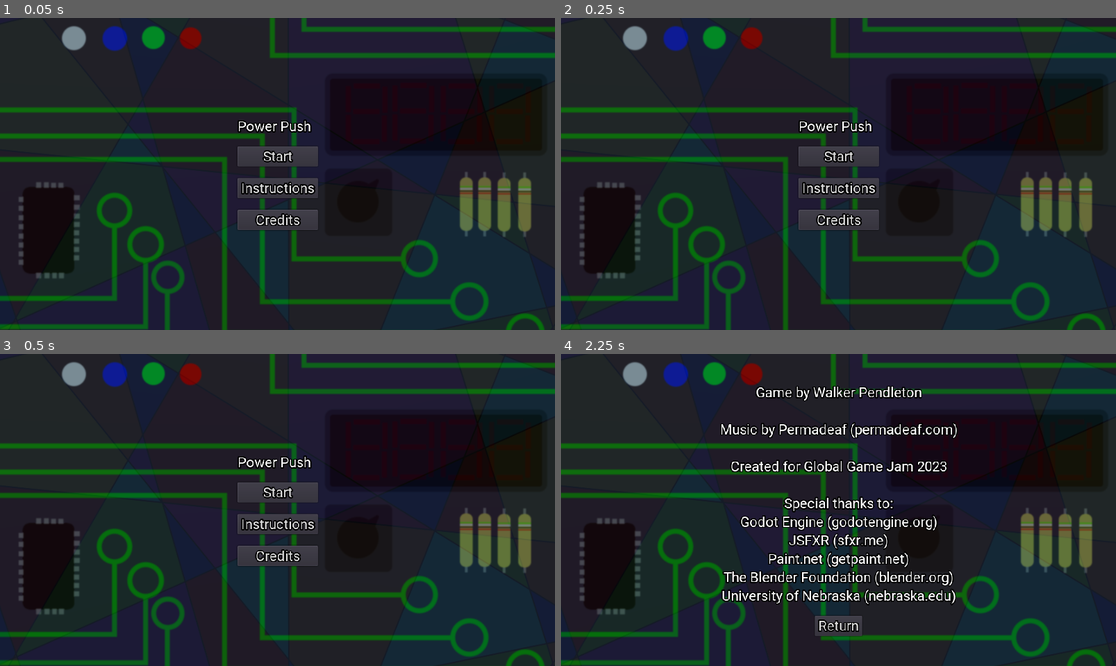
Above: before the commit, frames 1-4 (two rows, left to right).
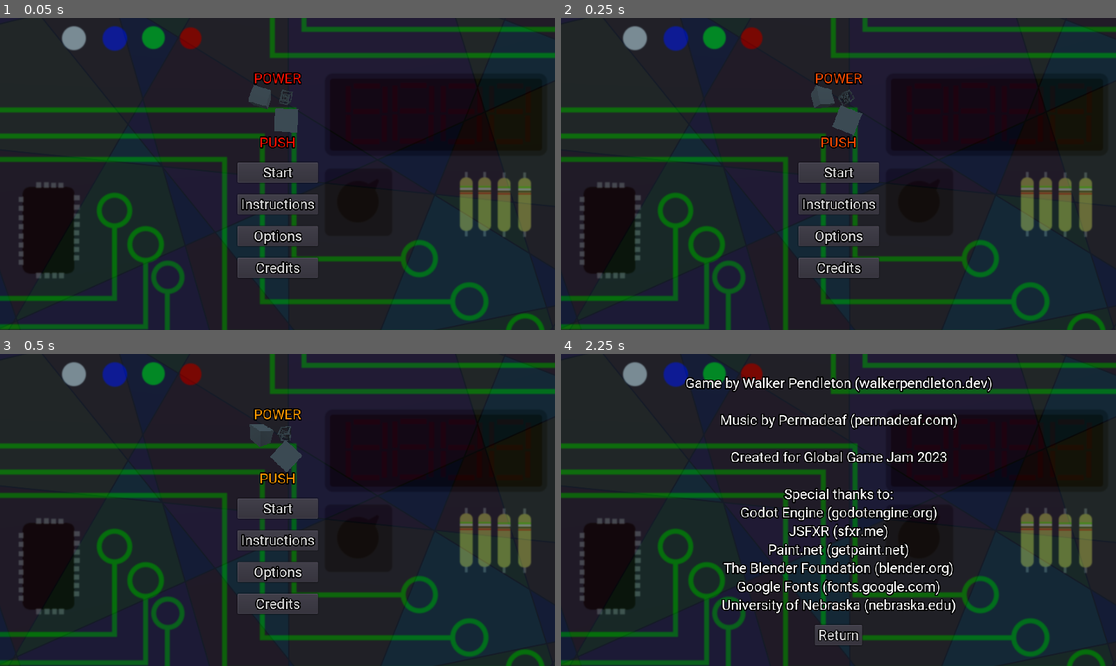
Above: after the commit, the same moments.

Repository: WNPendleton/power-push
Game: Godot game, scene res://scenes/Menu.tscn
Same seed, same stepped clock (60 frames per second), same inputs: the game is played once before the commit and once after it. Sound files missing from this copy of the repository are replaced by a short silence.
Inputs:
- Up to frame 1 (0.05 s): no input
- Up to frame 2 (0.25 s): no input
- Up to frame 3 (0.5 s): no input
- Up to frame 4 (2.25 s): click "Instructions" at 0.5 s; click "Return" at 1.25 s; click "Credits" at 2 s

The runs differ from the first frame. In frame 1, 5.7% of the frame differs, in the area x 42-58%, y 17-84%; in frame 2, 5.7%; in frame 3, 5.7%; in frame 4, 16%, in the area x 22-78%, y 7-94%.

Commit message:
Options menu and build work

Diff:
--- /dev/null
+++ b/default_bus_layout.tres
@@ -0,0 +1,15 @@
+[gd_resource type="AudioBusLayout" format=2]
+
+[resource]
+bus/1/name = "Music"
+bus/1/solo = false
+bus/1/mute = false
+bus/1/bypass_fx = false
+bus/1/volume_db = -42.9499
+bus/1/send = "Master"
+bus/2/name = "SFX"
+bus/2/solo = false
+bus/2/mute = false
+bus/2/bypass_fx = false
+bus/2/volume_db = 0.0
+bus/2/send = "Master"
--- a/project.godot
+++ b/project.godot
@@ -14,6 +14,10 @@
 run/main_scene="res://scenes/Menu.tscn"
 config/icon="res://icon.png"
 
+[autoload]
+
+Globals="*res://scripts/Globals.gd"
+
 [display]
 
 window/size/width=1280
@@ -21,6 +25,10 @@
 window/size/resizable=false
 window/size/test_width=960
 window/size/test_height=540
+
+[global]
+
+audio=false
 
 [input]
 
--- a/scenes/Game.tscn
+++ b/scenes/Game.tscn
@@ -185,20 +185,25 @@
 
 [node name="ButtonSounds" type="AudioStreamPlayer" parent="."]
 stream = ExtResource( 11 )
+bus = "SFX"
 script = ExtResource( 10 )
 
 [node name="ShootSound" type="AudioStreamPlayer" parent="."]
 stream = ExtResource( 12 )
+bus = "SFX"
 
 [node name="ExplosionSound" type="AudioStreamPlayer" parent="."]
 stream = ExtResource( 13 )
+bus = "SFX"
 
 [node name="MusicIntro" type="AudioStreamPlayer" parent="."]
 stream = ExtResource( 16 )
 autoplay = true
+bus = "Music"
 
 [node name="MusicLoop" type="AudioStreamPlayer" parent="."]
 stream = ExtResource( 15 )
+bus = "Music"
 script = ExtResource( 17 )
 
 [node name="WorldEnvironment" type="WorldEnvironment" parent="."]
--- a/scenes/Menu.tscn
+++ b/scenes/Menu.tscn
@@ -15,6 +15,9 @@
 [ext_resource path="res://music/intro.wav" type="AudioStream" id=13]
 [ext_resource path="res://scripts/MusicLoop.gd" type="Script" id=14]
 [ext_resource path="res://default_env.tres" type="Environment" id=15]
+[ext_resource path="res://scripts/RainbowText.gd" type="Script" id=16]
+[ext_resource path="res://scripts/Options.gd" type="Script" id=17]
+[ext_resource path="res://scripts/Camera.gd" type="Script" id=18]
 
 [node name="Game" type="Node"]
 
@@ -45,31 +48,105 @@
 "_edit_use_anchors_": false
 }
 
-[node name="Title" type="Label" parent="UI/Main/VBoxContainer"]
-margin_top = 263.0
-margin_right = 139.0
-margin_bottom = 292.0
-custom_fonts/font = ExtResource( 1 )
-text = "Power Push"
+[node name="Logo" type="VBoxContainer" parent="UI/Main/VBoxContainer"]
+margin_top = 180.0
+margin_right = 139.0
+margin_bottom = 320.0
+custom_constants/separation = -9
+
+[node name="Power" type="Label" parent="UI/Main/VBoxContainer/Logo"]
+margin_right = 139.0
+margin_bottom = 29.0
+custom_fonts/font = ExtResource( 1 )
+text = "POWER"
+align = 1
+script = ExtResource( 16 )
+
+[node name="Shapes" type="ViewportContainer" parent="UI/Main/VBoxContainer/Logo"]
+margin_left = 19.0
+margin_top = 20.0
+margin_right = 119.0
+margin_bottom = 120.0
+size_flags_horizontal = 4
+__meta__ = {
+"_edit_use_anchors_": false
+}
+
+[node name="Viewport" type="Viewport" parent="UI/Main/VBoxContainer/Logo/Shapes"]
+size = Vector2( 100, 100 )
+transparent_bg = true
+handle_input_locally = false
+render_target_update_mode = 3
+
+[node name="Spatial" type="Spatial" parent="UI/Main/VBoxContainer/Logo/Shapes/Viewport"]
+transform = Transform( -1, 0, -8.74228e-08, 0, 1, 0, 8.74228e-08, 0, -1, -2.87461, -0.246884, 3.4904 )
+script = ExtResource( 6 )
+
+[node name="MeshInstance" type="MeshInstance" parent="UI/Main/VBoxContainer/Logo/Shapes/Viewport/Spatial"]
+transform = Transform( 0.1, 0, 0, 0, 0.1, 0, 0, 0, 0, 0, 0, 0 )
+mesh = ExtResource( 5 )
+material/0 = null
+
+[node name="Spatial2" type="Spatial" parent="UI/Main/VBoxContainer/Logo/Shapes/Viewport"]
+transform = Transform( -1, 0, -8.74228e-08, 0, 1, 0, 8.74228e-08, 0, -1, -2.58657, -0.00579543, 3.69639 )
+script = ExtResource( 7 )
+
+[node name="MeshInstance" type="MeshInstance" parent="UI/Main/VBoxContainer/Logo/Shapes/Viewport/Spatial2"]
+transform = Transform( 0.1, 0, 0, 0, 0.1, 0, 0, 0, 0.1, 0, 0, 0 )
+mesh = ExtResource( 5 )
+material/0 = null
+
+[node name="Spatial3" type="Spatial" parent="UI/Main/VBoxContainer/Logo/Shapes/Viewport"]
+transform = Transform( -1, 0, -8.74228e-08, 0, 1, 0, 8.74228e-08, 0, -1, -2.9541, 0.0835193, 3.96361 )
+script = ExtResource( 8 )
+
+[node name="MeshInstance" type="MeshInstance" parent="UI/Main/VBoxContainer/Logo/Shapes/Viewport/Spatial3"]
+transform = Transform( 0.1, 0, 0, 0, 0.1, 0, 0, 0, 0.1, 0, 0, 0 )
+mesh = ExtResource( 9 )
+material/0 = null
+
+[node name="MeshInstance2" type="MeshInstance" parent="UI/Main/VBoxContainer/Logo/Shapes/Viewport/Spatial3"]
+transform = Transform( 0.06, 0, 0, 0, 0.06, 0, 0, 0, 0.06, 0, 0, 0 )
+mesh = ExtResource( 9 )
+material/0 = null
+
+[node name="Camera" type="Camera" parent="UI/Main/VBoxContainer/Logo/Shapes/Viewport"]
+transform = Transform( -1, 0, 8.74228e-08, 0, 1, 0, -8.74228e-08, 0, -1, -2.7993, -0.16217, 3.13345 )
+
+[node name="Push" type="Label" parent="UI/Main/VBoxContainer/Logo"]
+margin_top = 111.0
+margin_right = 139.0
+margin_bottom = 140.0
+custom_fonts/font = ExtResource( 1 )
+text = "PUSH"
+align = 1
+script = ExtResource( 16 )
 
 [node name="Start" type="Button" parent="UI/Main/VBoxContainer"]
-margin_top = 312.0
-margin_right = 139.0
-margin_bottom = 347.0
+margin_top = 340.0
+margin_right = 139.0
+margin_bottom = 375.0
 custom_fonts/font = ExtResource( 1 )
 text = "Start"
 
 [node name="Instructions" type="Button" parent="UI/Main/VBoxContainer"]
-margin_top = 367.0
-margin_right = 139.0
-margin_bottom = 402.0
+margin_top = 395.0
+margin_right = 139.0
+margin_bottom = 430.0
 custom_fonts/font = ExtResource( 1 )
 text = "Instructions"
 
+[node name="Options" type="Button" parent="UI/Main/VBoxContainer"]
+margin_top = 450.0
+margin_right = 139.0
+margin_bottom = 485.0
+custom_fonts/font = ExtResource( 1 )
+text = "Options"
+
 [node name="Credits" type="Button" parent="UI/Main/VBoxContainer"]
-margin_top = 422.0
-margin_right = 139.0
-margin_bottom = 457.0
+margin_top = 505.0
+margin_right = 139.0
+margin_bottom = 540.0
 custom_fonts/font = ExtResource( 1 )
 text = "Credits"
 
@@ -224,6 +301,127 @@
 custom_fonts/font = ExtResource( 1 )
 text = "Return"
 
+[node name="Options" type="Control" parent="UI"]
+visible = false
+anchor_right = 1.0
+anchor_bottom = 1.0
+script = ExtResource( 17 )
+__meta__ = {
+"_edit_use_anchors_": false
+}
+
+[node name="VBoxContainer" type="VBoxContainer" parent="UI/Options"]
+anchor_right = 1.0
+anchor_bottom = 1.0
+margin_left = 300.0
+margin_right = -300.0
+alignment = 1
+__meta__ = {
+"_edit_use_anchors_": false
+}
+
+[node name="Options" type="Label" parent="UI/Options/VBoxContainer"]
+margin_left = 298.0
+margin_top = 276.0
+margin_right = 381.0
+margin_bottom = 305.0
+size_flags_horizontal = 4
+custom_fonts/font = ExtResource( 1 )
+text = "Options"
+align = 1
+
+[node name="HBoxContainer" type="HBoxContainer" parent="UI/Options/VBoxContainer"]
+margin_top = 309.0
+margin_right = 680.0
+margin_bottom = 338.0
+custom_constants/separation = 25
+alignment = 1
+
+[node name="Music" type="Label" parent="UI/Options/VBoxContainer/HBoxContainer"]
+margin_right = 327.0
+margin_bottom = 29.0
+size_flags_horizontal = 3
+custom_fonts/font = ExtResource( 1 )
+text = "Music"
+align = 2
+
+[node name="MusicSlider" type="HSlider" parent="UI/Options/VBoxContainer/HBoxContainer"]
+margin_left = 352.0
+margin_right = 680.0
+margin_bottom = 16.0
+size_flags_horizontal = 3
+max_value = 10.0
+value = 5.0
+tick_count = 11
+ticks_on_borders = true
+__meta__ = {
+"_edit_use_anchors_": false
+}
+
+[node name="HBoxContainer2" type="HBoxContainer" parent="UI/Options/VBoxContainer"]
+margin_top = 342.0
+margin_right = 680.0
+margin_bottom = 371.0
+custom_constants/separation = 25
+alignment = 1
+
+[node name="SFX" type="Label" parent="UI/Options/VBoxContainer/HBoxContainer2"]
+margin_right = 327.0
+margin_bottom = 29.0
+size_flags_horizontal = 3
+custom_fonts/font = ExtResource( 1 )
+text = "Sound Effects"
+align = 2
+
+[node name="SFXSlider" type="HSlider" parent="UI/Options/VBoxContainer/HBoxContainer2"]
+margin_left = 352.0
+margin_right = 680.0
+margin_bottom = 16.0
+size_flags_horizontal = 3
+max_value = 10.0
+value = 5.0
+tick_count = 11
+ticks_on_borders = true
+__meta__ = {
+"_edit_use_anchors_": false
+}
+
+[node name="HBoxContainer3" type="HBoxContainer" parent="UI/Options/VBoxContainer"]
+margin_top = 375.0
+margin_right = 680.0
+margin_bottom = 404.0
+custom_constants/separation = 25
+
+[node name="VFX" type="Label" parent="UI/Options/VBoxContainer/HBoxContainer3"]
+margin_right = 327.0
+margin_bottom = 29.0
+size_flags_horizontal = 3
+custom_fonts/font = ExtResource( 1 )
+text = "Visual Effects"
+align = 2
+
+[node name="VFXSlider" type="HSlider" parent="UI/Options/VBoxContainer/HBoxContainer3"]
+margin_left = 352.0
+margin_right = 680.0
+margin_bottom = 16.0
+size_flags_horizontal = 3
+max_value = 10.0
+value = 5.0
+tick_count = 11
+ticks_on_borders = true
+__meta__ = {
+"_edit_use_anchors_": false
+}
+
+[node name="Return" type="Button" parent="UI/Options/VBoxContainer"]
+margin_left = 299.0
+margin_top = 408.0
+margin_right = 381.0
+margin_bottom = 443.0
+size_flags_horizontal = 4
+custom_fonts/font = ExtResource( 1 )
+text = "Return"
+
 [node name="Credits" type="Control" parent="UI"]
 visible = false
 anchor_right = 1.0
@@ -236,8 +434,8 @@
 anchor_left = 0.5
 anchor_right = 0.5
 anchor_bottom = 1.0
-margin_left = -205.5
-margin_right = 205.5
+margin_left = -265.5
+margin_right = 265.5
 custom_constants/separation = 20
 alignment = 1
 __meta__ = {
@@ -245,11 +443,11 @@
 }
 
 [node name="Label" type="Label" parent="UI/Credits/VBoxContainer"]
-margin_top = 142.0
-margin_right = 411.0
-margin_bottom = 523.0
-custom_fonts/font = ExtResource( 1 )
-text = "Game by Walker Pendleton
+margin_top = 126.0
+margin_right = 531.0
+margin_bottom = 539.0
+custom_fonts/font = ExtResource( 1 )
+text = "Game by Walker Pendleton (walkerpendleton.dev)
 
 Music by Permadeaf (permadeaf.com)
 
@@ -260,14 +458,15 @@
 JSFXR (sfxr.me)
 Paint.net (getpaint.net)
 The Blender Foundation (blender.org)
+Google Fonts (fonts.google.com)
 University of Nebraska (nebraska.edu)"
 align = 1
 
 [node name="Return" type="Button" parent="UI/Credits/VBoxContainer"]
-margin_left = 164.0
-margin_top = 543.0
-margin_right = 246.0
-margin_bottom = 578.0
+margin_left = 224.0
+margin_top = 559.0
+margin_right = 306.0
+margin_bottom = 594.0
 size_flags_horizontal = 4
 custom_fonts/font = ExtResource( 1 )
 text = "Return"
@@ -277,14 +476,15 @@
 
 [node name="ButtonSounds" type="AudioStreamPlayer" parent="UI"]
 stream = ExtResource( 10 )
+bus = "SFX"
 script = ExtResource( 11 )
 
 [node name="World" type="Spatial" parent="."]
 
 [node name="Camera" type="Camera" parent="World"]
 transform = Transform( 1, 0, 0, 0, 1, 0, 0, 0, 1, 0, 0, 1.99972 )
-visible = false
 current = true
+script = ExtResource( 18 )
 
 [node name="Stained Glass" type="CSGBox" parent="World"]
 transform = Transform( 10, 0, 0, 0, 10, 0, 0, 0, 0.1, 0, 0, -0.412719 )
@@ -297,9 +497,11 @@
 [node name="MusicIntro" type="AudioStreamPlayer" parent="."]
 stream = ExtResource( 13 )
 autoplay = true
+bus = "Music"
 
 [node name="MusicLoop" type="AudioStreamPlayer" parent="."]
 stream = ExtResource( 12 )
+bus = "Music"
 script = ExtResource( 14 )
 
 [node name="WorldEnvironment" type="WorldEnvironment" parent="."]
@@ -311,12 +513,23 @@
 [connection signal="mouse_entered" from="UI/Main/VBoxContainer/Instructions" to="UI/ButtonSounds" method="_on_Button_mouse_entered"]
 [connection signal="pressed" from="UI/Main/VBoxContainer/Instructions" to="UI" method="_on_Instructions_pressed"]
 [connection signal="pressed" from="UI/Main/VBoxContainer/Instructions" to="UI/ButtonSounds" method="_on_Button_pressed"]
+[connection signal="mouse_entered" from="UI/Main/VBoxContainer/Options" to="UI/ButtonSounds" method="_on_Button_mouse_entered"]
+[connection signal="pressed" from="UI/Main/VBoxContainer/Options" to="UI" method="_on_Options_pressed"]
+[connection signal="pressed" from="UI/Main/VBoxContainer/Options" to="UI/ButtonSounds" method="_on_Button_pressed"]
 [connection signal="mouse_entered" from="UI/Main/VBoxContainer/Credits" to="UI/ButtonSounds" method="_on_Button_mouse_entered"]
 [connection signal="pressed" from="UI/Main/VBoxContainer/Credits" to="UI" method="_on_Credits_pressed"]
 [connection signal="pressed" from="UI/Main/VBoxContainer/Credits" to="UI/ButtonSounds" method="_on_Button_pressed"]
 [connection signal="mouse_entered" from="UI/Instructions/VBoxContainer/Return" to="UI/ButtonSounds" method="_on_Button_mouse_entered"]
 [connection signal="pressed" from="UI/Instructions/VBoxContainer/Return" to="UI" method="_on_Return_pressed"]
 [connection signal="pressed" from="UI/Instructions/VBoxContainer/Return" to="UI/ButtonSounds" method="_on_Button_pressed"]
+[connection signal="value_changed" from="UI/Options/VBoxContainer/HBoxContainer/MusicSlider" to="UI/Options" method="_on_MusicSlider_value_changed"]
+[connection signal="value_changed" from="UI/Options/VBoxContainer/HBoxContainer2/SFXSlider" to="UI/ButtonSounds" method="_on_SFXSlider_value_changed"]
+[connection signal="value_changed" from="UI/Options/VBoxContainer/HBoxContainer2/SFXSlider" to="UI/Options" method="_on_SFXSlider_value_changed"]
+[connection signal="value_changed" from="UI/Options/VBoxContainer/HBoxContainer3/VFXSlider" to="UI/Options" method="_on_VFXSlider_value_changed"]
+[connection signal="mouse_entered" from="UI/Options/VBoxContainer/Return" to="UI/ButtonSounds" method="_on_Button_mouse_entered"]
+[connection signal="pressed" from="UI/Options/VBoxContainer/Return" to="UI" method="_on_Return_pressed"]
+[connection signal="pressed" from="UI/Options/VBoxContainer/Return" to="UI/ButtonSounds" method="_on_Button_pressed"]
+[connection signal="pressed" from="UI/Options/VBoxContainer/Return" to="UI/Options" method="save_settings"]
 [connection signal="mouse_entered" from="UI/Credits/VBoxContainer/Return" to="UI/ButtonSounds" method="_on_Button_mouse_entered"]
 [connection signal="pressed" from="UI/Credits/VBoxContainer/Return" to="UI" method="_on_Return_pressed"]
 [connection signal="pressed" from="UI/Credits/VBoxContainer/Return" to="UI/ButtonSounds" method="_on_Button_pressed"]
--- a/scripts/ButtonSounds.gd
+++ b/scripts/ButtonSounds.gd
@@ -11,3 +11,7 @@
 func _on_Button_pressed():
 	pitch_scale = 0.75
 	play()
+
+func _on_SFXSlider_value_changed(_value):
+	pitch_scale = 1
+	play()
--- a/scripts/Camera.gd
+++ b/scripts/Camera.gd
@@ -10,15 +10,17 @@
 
 func _ready():
 	transform.origin = base_position
+	shake_multiplier = Globals.vfx_level / 5
 
 func _process(delta):
 	timer += delta
 	if timer < shake_duration:
-		transform.origin = base_position + (Vector3(randf(), randf(), 0).normalized() * shake_power * (1 - (timer/shake_duration)))
+		transform.origin = base_position + (Vector3(randf(), randf(), 0).normalized() * (shake_power * shake_multiplier) * (1 - (timer/shake_duration)))
 	else:
 		transform.origin = base_position
 
 func do_camera_shake(power, duration):
+	shake_multiplier = Globals.vfx_level / 5
 	timer = 0
 	shake_power = power
 	shake_duration = duration
--- /dev/null
+++ b/scripts/Globals.gd
@@ -0,0 +1,3 @@
+extends Node
+
+var vfx_level = 5
--- a/scripts/InputHandler.gd
+++ b/scripts/InputHandler.gd
@@ -2,6 +2,8 @@
 
 var value = ""
 var bulletCount = 0
+
+var base_vfx_level
 
 onready var targetPrefab = preload("res://prefabs/Target.tscn")
 onready var bulletPrefab = preload("res://prefabs/Bullet.tscn")
@@ -11,6 +13,9 @@
 onready var bulletDestination = cannon.get_node("BulletDestination")
 onready var enemy_parent = world.get_node("EnemySpawner")
 onready var shoot_sound = get_tree().get_current_scene().get_node("ShootSound")
+
+func _ready():
+	base_vfx_level = Globals.vfx_level
 
 func _process(_delta):
 	if Input.is_action_just_pressed("input_0"):
@@ -37,6 +42,10 @@
 		value = value.left(value.length() - 1)
 	if Input.is_action_just_pressed("input_send"):
 		do_shoot()
+		if int(value) == 9001:
+			Globals.vfx_level = 200
+		if int(value) == 8999:
+			Globals.vfx_level = base_vfx_level
 		value = ""
 	text = value
 
--- a/scripts/MainMenu.gd
+++ b/scripts/MainMenu.gd
@@ -2,6 +2,7 @@
 
 func _ready():
 	$Instructions.hide()
+	$Options.hide()
 	$Credits.hide()
 	$Main.show()
 
@@ -11,15 +12,24 @@
 
 func _on_Instructions_pressed():
 	$Main.hide()
+	$Options.hide()
 	$Credits.hide()
 	$Instructions.show()
+
+func _on_Options_pressed():
+	$Main.hide()
+	$Instructions.hide()
+	$Credits.hide()
+	$Options.show()
 
 func _on_Credits_pressed():
 	$Main.hide()
 	$Instructions.hide()
+	$Options.hide()
 	$Credits.show()
 
 func _on_Return_pressed():
 	$Instructions.hide()
+	$Options.hide()
 	$Credits.hide()
 	$Main.show()
--- /dev/null
+++ b/scripts/Options.gd
@@ -0,0 +1,53 @@
+extends Control
+
+var music_volume = 5
+var sound_effects_volume = 5
+var visual_effects_intensity = 5
+
+onready var camera = get_tree().get_current_scene().get_node("World/Camera")
+
+func _ready():
+	load_settings()
+
+func load_settings():
+	var user_settings = File.new()
+	if !user_settings.file_exists("user://usersettings.save"):
+		save_settings()
+	user_settings.open("user://usersettings.save", File.READ)
+	var i  = 0
+	while !user_settings.eof_reached() and i < 3:
+		var setting_from_save = user_settings.get_line()
+		if i == 0:
+			music_volume = setting_from_save
+		elif i == 1:
+			sound_effects_volume = setting_from_save
+		elif i == 2:
+			visual_effects_intensity = setting_from_save
+		i+=1
+	user_settings.close()
+	AudioServer.set_bus_volume_db(AudioServer.get_bus_index("Music"), 0 - ((10 - int(music_volume)) * 8))
+	AudioServer.set_bus_volume_db(AudioServer.get_bus_index("SFX"), 0 - ((10 - int(sound_effects_volume)) * 8))
+	$VBoxContainer/HBoxContainer/MusicSlider.value = int(music_volume)
+	$VBoxContainer/HBoxContainer2/SFXSlider.value = int(sound_effects_volume)
+	$VBoxContainer/HBoxContainer3/VFXSlider.value = int(visual_effects_intensity)
+
+func save_settings():
+	var user_settings = File.new()
+	user_settings.open("user://usersettings.save", File.WRITE)
+	user_settings.store_line(str(music_volume))
+	user_settings.store_line(str(sound_effects_volume))
+	user_settings.store_line(str(visual_effects_intensity))
+	user_settings.close()
+
+func _on_MusicSlider_value_changed(value):
+	music_volume = value
+	AudioServer.set_bus_volume_db(AudioServer.get_bus_index("Music"), 0 - ((10 - music_volume) * 8))
+
+func _on_SFXSlider_value_changed(value):
+	sound_effects_volume = value
+	AudioServer.set_bus_volume_db(AudioServer.get_bus_index("SFX"), 0 - ((10 - sound_effects_volume) * 8))
+
+func _on_VFXSlider_value_changed(value):
+	visual_effects_intensity = value
+	Globals.vfx_level = visual_effects_intensity
+	camera.do_camera_shake(0.16, 0.4)
--- /dev/null
+++ b/scripts/RainbowText.gd
@@ -0,0 +1,11 @@
+extends Label
+
+export var shift_speed = 0.2
+
+var starting_color = Color.from_hsv(0,1,1,1)
+
+func _ready():
+	modulate = starting_color
+
+func _process(delta):
+	modulate = Color.from_hsv(modulate.h + (shift_speed * delta), 1, 1, 1)
Not shown, changed: export_presets.cfg
Not shown, removed: media/01.png.import
Not shown: 1 places in scenes/Menu.tscn that only renumber resources
Not shown, changed: README.md
Not shown, changed: builds/Linux.zip
Not shown, changed: builds/Linux/PowerPush.pck
Not shown, changed: builds/Linux/PowerPush.x86_64
Not shown, changed: builds/OSX.zip
Not shown, changed: builds/OSX/PowerPush.zip
Not shown, changed: builds/Web/PowerPush.html
Not shown, changed: builds/Web/PowerPush.js
Not shown, changed: builds/Web/PowerPush.pck
(and 4 more such lines)
